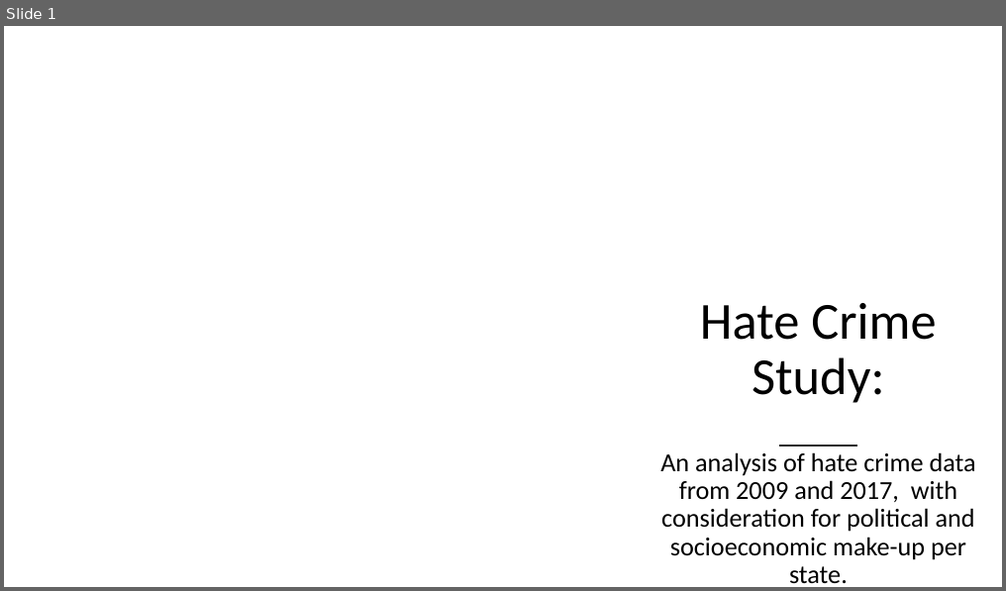
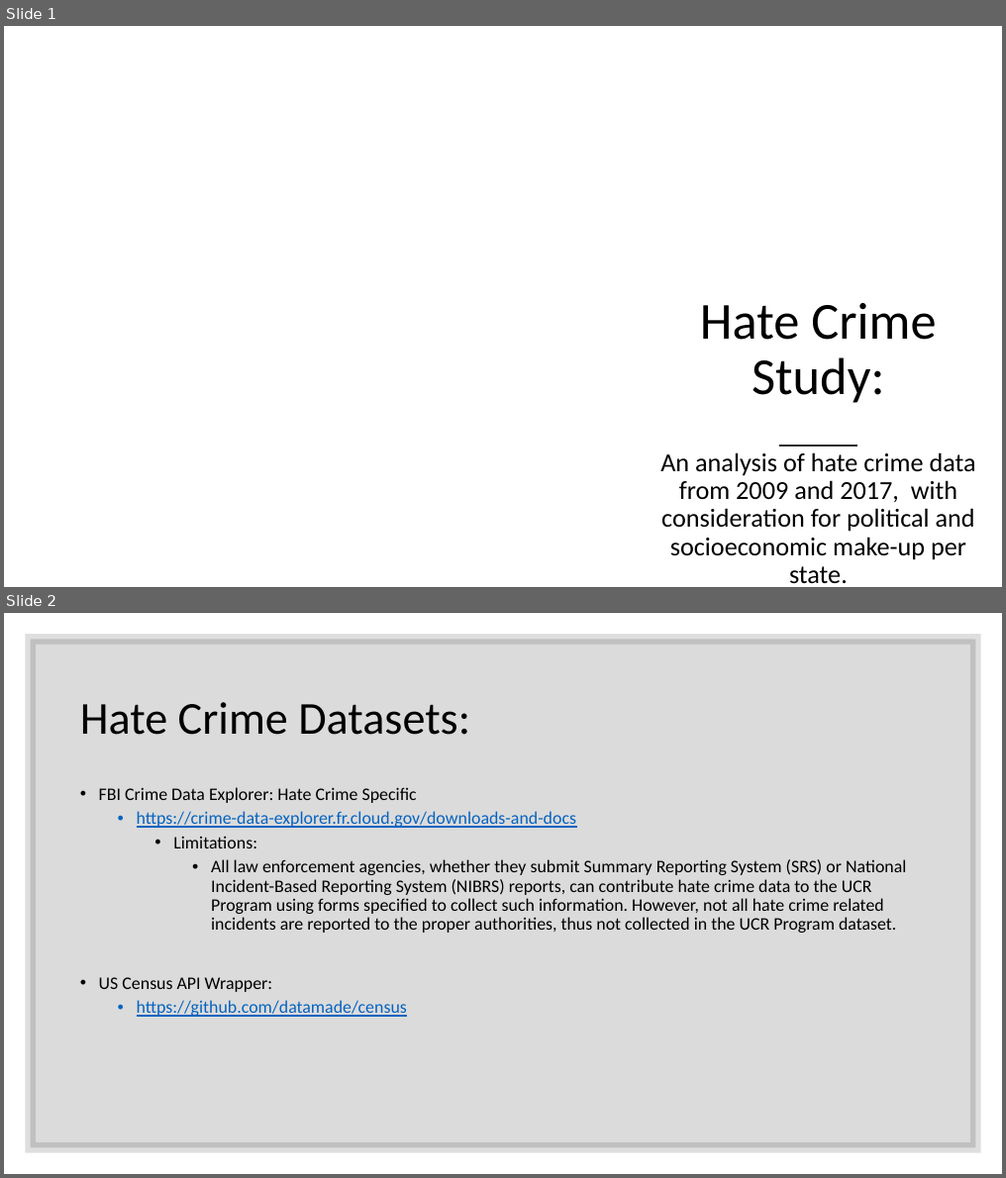
Before and after one commit to ZGrinacoff/Eight-Years-Later, a slide deck: Hate_Crime_Study.pptx. Shown one above the other, each under a label of ours: slide 1 before the commit, slides 1 and 2 after it. The pictures are 1006x591 and 1006x1178 pixels, drawn with LibreOffice and Linux fonts; fonts in the diff are those of the drawing; background and template pictures are left out. Boxes give left, top, right and bottom in pixels: in the first picture for what was removed or moved away, otherwise in the second. Text is boxed around its words. In the diff, an @@ line names an element or a change of style, - is before the commit and + after.

```diff
--- a/Hate_Crime_Study.pptx
+++ b/Hate_Crime_Study.pptx
@@ slide 2 added at (4, 613, 1002, 1174), background #FFFFFF @@
@@ rectangle added at (30, 639, 976, 1149), fill #000000 at 14% opacity, outline #262626 10 pt @@
@@ title added at (80, 702, 470, 735), 44 pt, text #000000 @@
+Hate Crime Datasets:
@@ text added at (99, 787, 906, 1017), 17 pt, text #000000 @@
+• FBI Crime Data Explorer: Hate Crime Specific
+  • https://crime-data-explorer.fr.cloud.gov/downloads-and-docs
+    • Limitations:
+      • All law enforcement agencies, whether they submit Summary Reporting System (SRS) or National Incident-Based Reporting System (NIBRS) reports, can contribute hate crime data to the UCR Program using forms specified to collect such information. However, not all hate crime related incidents are reported to the proper authorities, thus not collected in the UCR Program dataset.
+• US Census API Wrapper:
+  • https://github.com/datamade/census
```
Also in this commit, not shown: 3 other slides added, 1 slide removed.
